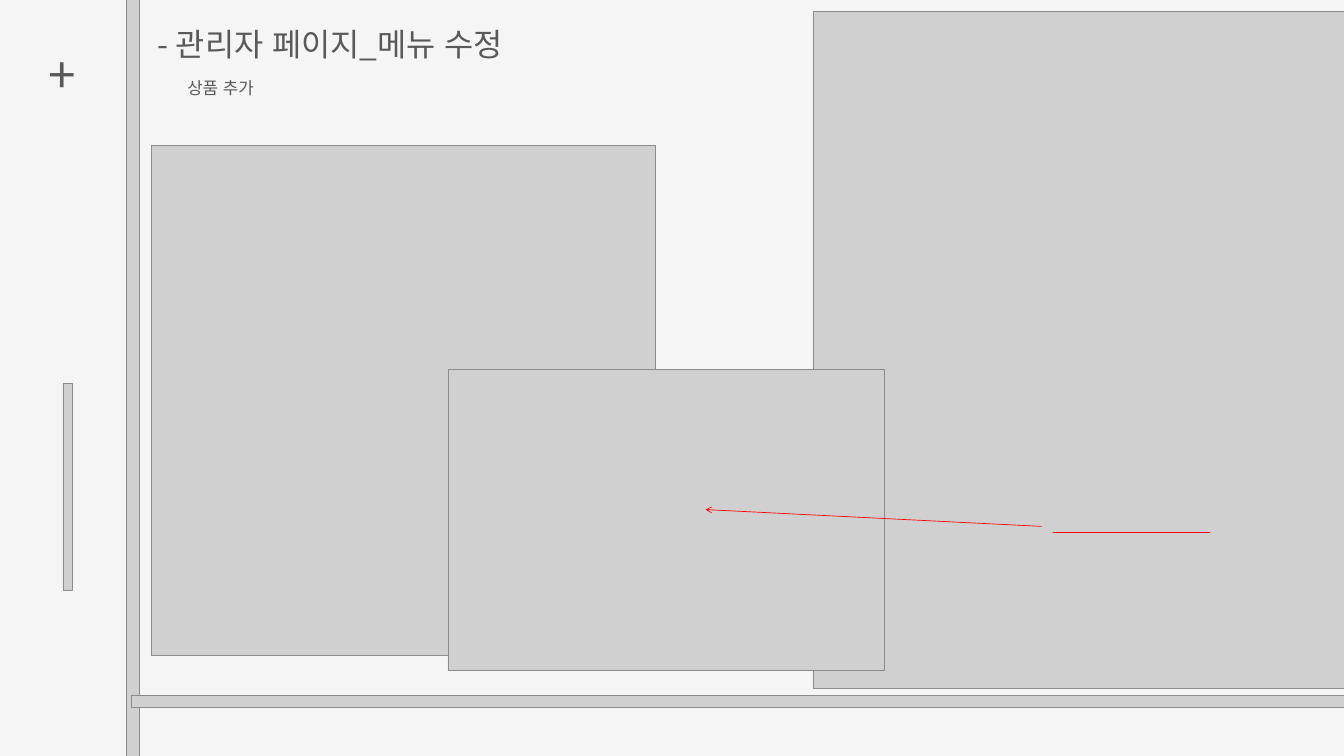
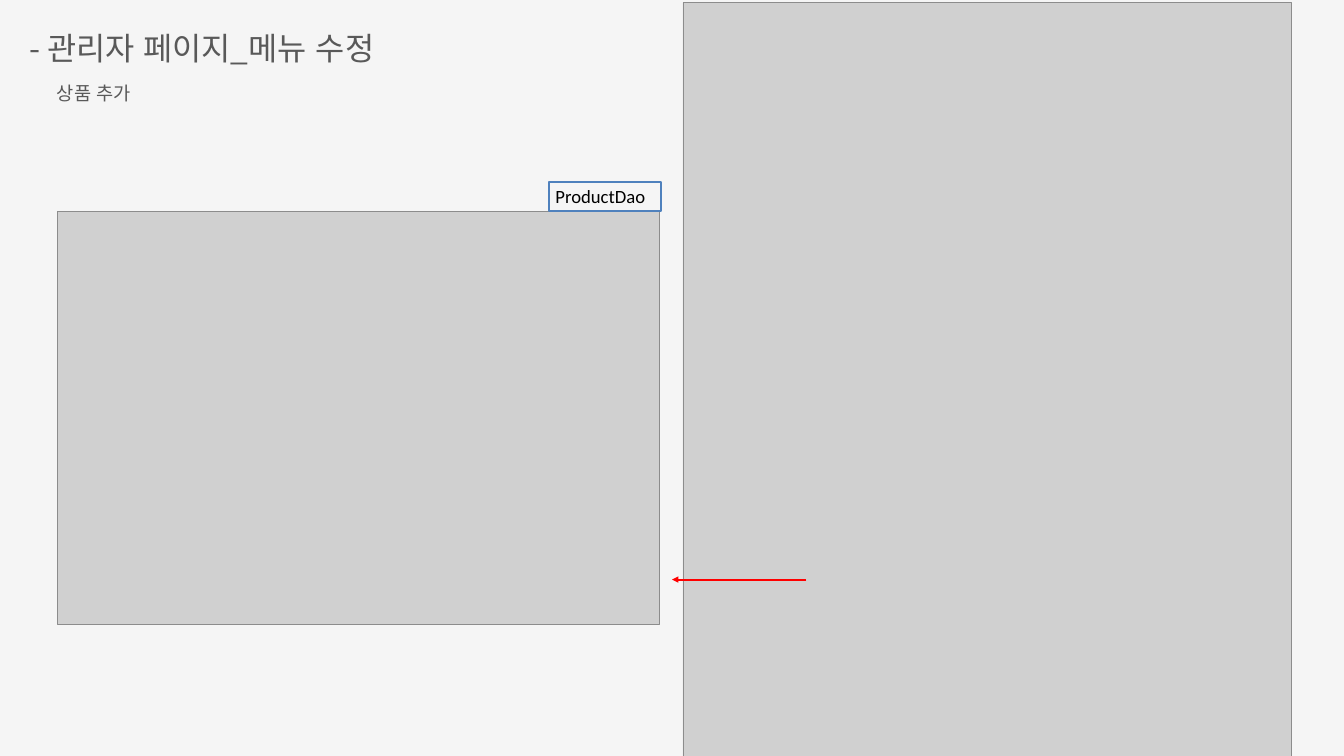
Before and after one commit to Ellie-Jung/IceCream-OrderSystem-mini-project, a slide deck: slide 34 of 나자바아이스크림가게_.pptx. Drawn at 1344x756 pixels with LibreOffice and Linux fonts; fonts in the diff are those of the drawing; grey boxes stand for pictures. Boxes give left, top, right and bottom in pixels: in the first picture for what was removed or moved away, otherwise in the second. Text is boxed around its words. In the diff, an @@ line names an element or a change of style, - is before the commit and + after.

```diff
--- a/나자바아이스크림가게_.pptx
+++ b/나자바아이스크림가게_.pptx
@@ text "- 관리자 페이지_메뉴 수정": place and size @@
-text "- 관리자 페이지_메뉴 수정" at (176,30,503,61)
+text "- 관리자 페이지_메뉴 수정" at (47,34,374,65)
@@ picture removed at (127,0,139,756) @@
@@ picture: place and size @@
-picture at (813,11,1344,689)
+picture at (683,3,1292,756)
@@ text removed at (35,40,89,130) @@
-+
@@ text "상품 추가": place and size @@
-text "상품 추가" at (187,80,254,96)
+text "상품 추가" at (57,84,131,102)
@@ text "상품 추가" at (57,84,131,102): size 18 to 20 pt @@
@@ picture removed at (151,146,655,655) @@
@@ rectangle added at (549,182,661,212), outline #4F81BD 2.25 pt, 20 pt, text #000000 @@
+ProductDao
@@ picture: place and size @@
-picture at (448,370,885,670)
+picture at (58,211,659,624)
@@ picture removed at (63,384,73,591) @@
@@ arrow removed from (1042, 526) to (706, 509) @@
@@ line removed from (1053, 532) to (1210, 532) @@
@@ arrow added from (806, 579) to (672, 579), #FF0000 2.25 pt @@
@@ picture removed at (132,696,1344,708) @@
```
Also in this commit, not shown: 20 other slides changed.
